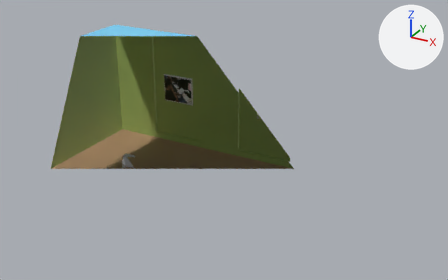
An edit to the COLLADA model data/untitled_textura.dae, drawn before and after from the same camera.
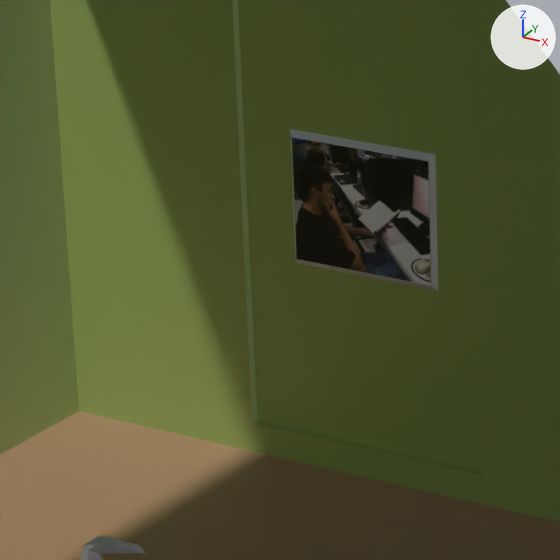
Each version appears first from a camera (50 mm lens) standing at (0.226, -0.346, 0.327) and looking at (-0.118, 0.279, 0.014), and next in a close-up on the part from 24% to 48% of the width and 17% to 57% of the height. Arrows for +X, +Y and +Z are at upper right; the lights stay in place. Everything nearer to the camera than a plane just in front of the edit is cut away. Where no turn or scale is listed for an object, it has been applied to the vertices.

Names of what the first close-up shows: 'Bancos', 'Piso', 'Quadro1', 'Sala', 'Tela1'.
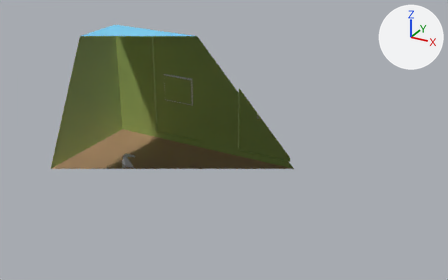
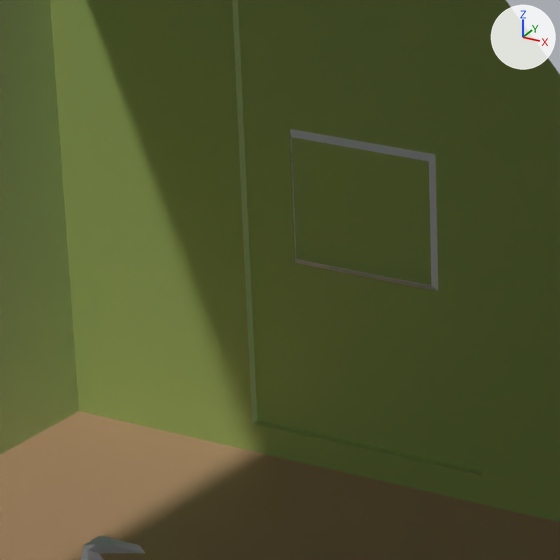
What differs and where, as boxes (x1, y1, x2, y2) in the close-ups (560 x 560 px):
'Tela1', deleted (black)
    before: (292, 137, 431, 285)

Diff of the bpy script that builds the scene:
```diff
--- a/data/untitled_textura.dae.py
+++ b/data/untitled_textura.dae.py
@@ ob_tela1 @@
-ob_tela1 = bpy.data.objects.new('Tela1', me_tela1_geometry)
-ob_tela1.location = (-0.1811, 0.274, 0.0714)
```
